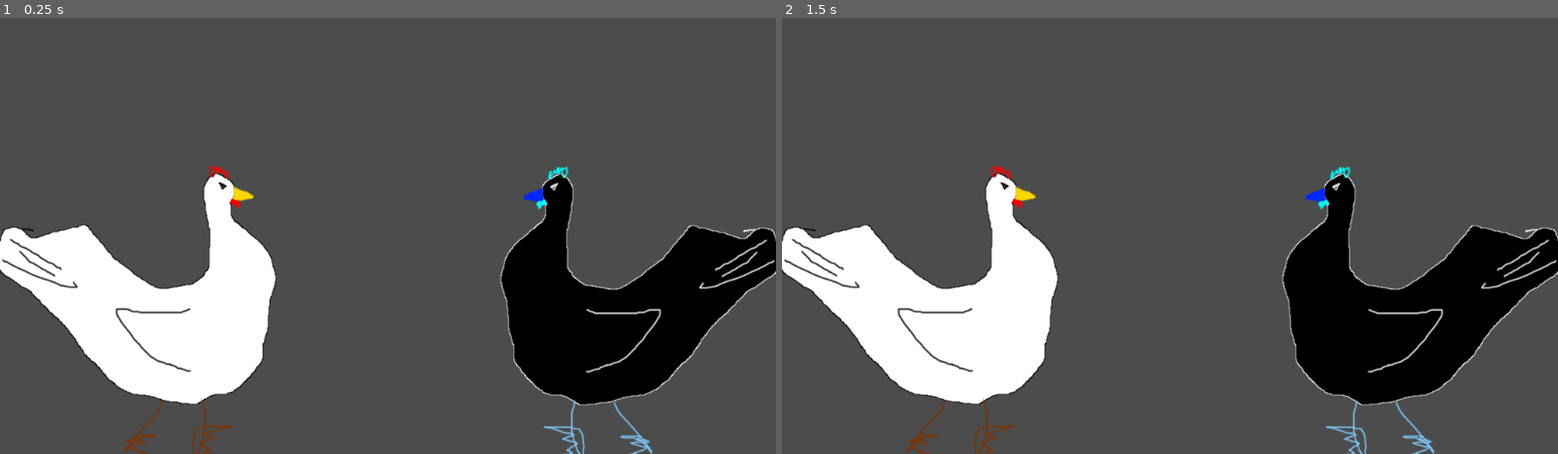
Above: before the commit, frames 1-2 (left to right).
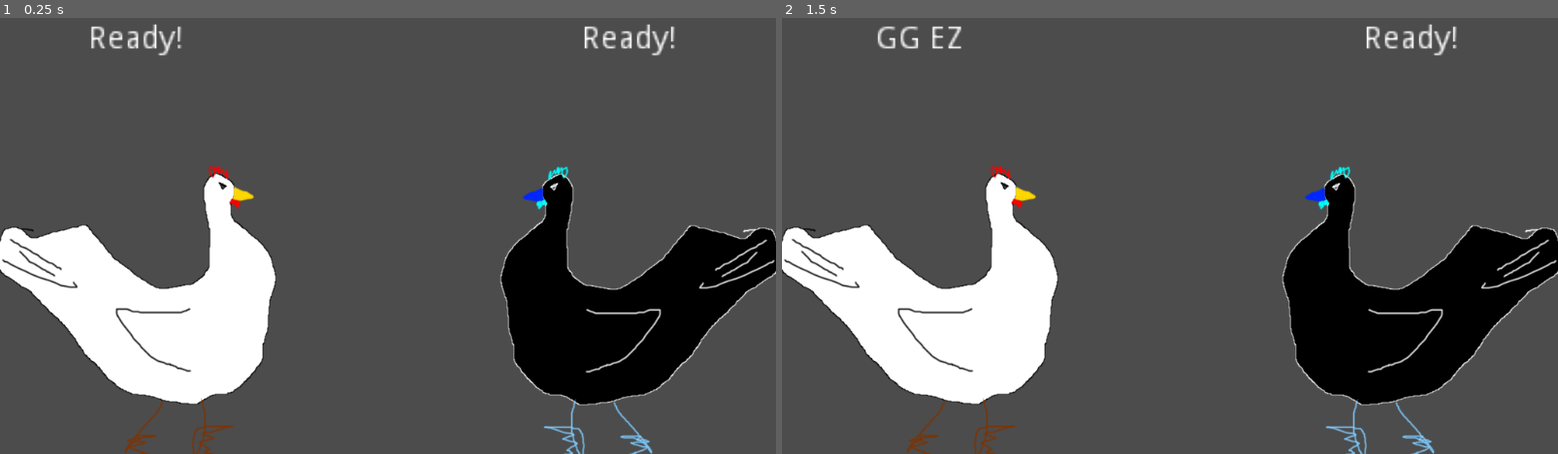
Above: after the commit, the same moments.

Repository: Verslapper/Eggspression
Game: Godot game, scene res://Main.tscn
Same seed, same stepped clock (60 frames per second), same inputs: the game is played once before the commit and once after it.
Inputs:
- Up to frame 1 (0.25 s): no input
- Up to frame 2 (1.5 s): tap Enter at 0.5 s; hold Right (ui_right) 0.53-1.28 s; tap Space at 1.25 s; hold Left (ui_left) from 1.28 s (still down)

The runs differ from the first frame. In frame 1, 0.6% of the frame differs, in the area x 11-87%, y 1-9%; in frame 2, 0.5%.
Error before the commit: Parse Error: The identifier "ATTACKING" isn't declared in the current scope. (res://Main.gd:16)

Commit message:
Abandoned the enum, put in randomised "AI", added HUD labels and made it winnable and losable

Diff:
--- a/Enemy.gd
+++ b/Enemy.gd
@@ -1,8 +1,9 @@
 extends Area2D
 
-enum EnemyState { NEUTRAL, ATTACK_PREP, ATTACKING, DEFENDING }
+#enum EnemyState { NEUTRAL, ATTACK_PREP, ATTACKING, DEFENDING }
+#why can't my enums be global types, hmm
 
-export (EnemyState) var state
+export (String) var state
 
 func _ready():
 	# Called when the node is added to the scene for the first time.
--- /dev/null
+++ b/HUD.tscn
@@ -0,0 +1,59 @@
+[gd_scene format=2]
+
+[node name="HUD" type="CanvasLayer"]
+
+layer = 1
+offset = Vector2( 0, 0 )
+rotation = 0.0
+scale = Vector2( 1, 1 )
+transform = Transform2D( 1, 0, 0, 1, 0, 0 )
+
+[node name="PlayerStateLabel" type="Label" parent="." index="0"]
+
+anchor_left = 0.0
+anchor_top = 0.0
+anchor_right = 0.0
+anchor_bottom = 0.0
+margin_left = 60.0
+margin_top = 1.0
+margin_right = 141.0
+margin_bottom = 36.0
+rect_scale = Vector2( 3, 3 )
+rect_pivot_offset = Vector2( 0, 0 )
+rect_clip_content = false
+mouse_filter = 2
+mouse_default_cursor_shape = 0
+size_flags_horizontal = 1
+size_flags_vertical = 4
+text = "Ready!"
+align = 1
+valign = 1
+percent_visible = 1.0
+lines_skipped = 0
+max_lines_visible = -1
+_sections_unfolded = [ "Margin", "Rect", "Size Flags", "custom_fonts", "custom_styles" ]
+
+[node name="EnemyStateLabel" type="Label" parent="." index="1"]
+
+anchor_left = 0.0
+anchor_top = 0.0
+anchor_right = 0.0
+anchor_bottom = 0.0
+margin_left = 711.0
+margin_top = 1.0
+margin_right = 792.0
+margin_bottom = 36.0
+rect_scale = Vector2( 3, 3 )
+rect_pivot_offset = Vector2( 0, 0 )
+rect_clip_content = false
+mouse_filter = 2
+mouse_default_cursor_shape = 0
+size_flags_horizontal = 1
+size_flags_vertical = 4
+text = "Ready!"
+align = 1
+valign = 1
+percent_visible = 1.0
+lines_skipped = 0
+max_lines_visible = -1
+_sections_unfolded = [ "Margin", "Rect", "Size Flags", "custom_fonts", "custom_styles" ]
--- a/Main.gd
+++ b/Main.gd
@@ -3,25 +3,41 @@
 # class member variables go here, for example:
 # var a = 2
 # var b = "textvar"
+var stopStopHesAlreadyDead = false
 
 func _ready():
 	# Called when the node is added to the scene for the first time.
 	# Initialization here
+	randomize()
 	pass
 
 func _process(delta):
 #	# Called every frame. Delta is time since last frame.
 #	# Update game logic here.
 
-	if get_node("Player").state == ATTACKING && get_node("Enemy").state != DEFENDING:
+	if get_node("Player").state == "ATTACKING" && get_node("Enemy").state != "DEFENDING":
 		you_win()
-	elif get_node("Enemy").state == ATTACKING && get_node("Player").state != DEFENDING:
+	elif get_node("Enemy").state == "ATTACKING" && get_node("Player").state != "DEFENDING":
 		you_lose()
 
-	if Input.is_action_pressed("ui_left"):
-		get_node("Player").state = DEFENDING
-	if Input.is_action_pressed("ui_right"):
-		get_node("Player").state = ATTACK_PREP
+	if !stopStopHesAlreadyDead:
+		if Input.is_action_pressed("ui_left"):
+			get_node("Player").state = "DEFENDING"
+			get_node("HUD/PlayerStateLabel").text = "Defend!"
+		if Input.is_action_pressed("ui_right"):
+			get_node("Player").state = "ATTACKING" # make this ATTACK_PREP when you can time that state transition to "ATTACKING"
+			get_node("HUD/PlayerStateLabel").text = "Attack!"
+
+		if (randi() % 100 == 0):
+			get_node("Enemy").state = "ATTACKING"
+			get_node("HUD/EnemyStateLabel").text = "Attack!"
+		elif (randi() % 70 == 0):
+			get_node("Enemy").state = "DEFENDING"
+			get_node("HUD/EnemyStateLabel").text = "Defend!"
+		else:
+			get_node("Enemy").state = "NEUTRAL"
+			get_node("HUD/EnemyStateLabel").text = "Ready!"
+
 
 	# OK, so I gotta:
 		# detect player input
@@ -34,13 +50,17 @@
 	pass
 
 func you_win():
+	stopStopHesAlreadyDead = true
+	get_node("HUD/PlayerStateLabel").text = "GG EZ"
 	# Display success, increment win tally, prompt for reset button
 	pass
 
 func you_lose():
+	stopStopHesAlreadyDead = true
+	get_node("HUD/PlayerStateLabel").text = "FFS RIP"
 	# Display failure, increment loss tally, prompt for reset button
 	pass
 
 func reset():
-	get_node("Player").state = NEUTRAL
-	get_node("Enemy").state = NEUTRAL
+	get_node("Player").state = "NEUTRAL"
+	get_node("Enemy").state = "NEUTRAL"
--- a/Main.tscn
+++ b/Main.tscn
@@ -1,9 +1,10 @@
-[gd_scene load_steps=5 format=2]
+[gd_scene load_steps=6 format=2]
 
 [ext_resource path="res://Main.gd" type="Script" id=1]
 [ext_resource path="res://Player.tscn" type="PackedScene" id=2]
 [ext_resource path="res://Player.gd" type="Script" id=3]
 [ext_resource path="res://Enemy.tscn" type="PackedScene" id=4]
+[ext_resource path="res://HUD.tscn" type="PackedScene" id=5]
 
 [node name="Main" type="Node" index="0"]
 
@@ -18,4 +19,6 @@
 [node name="Enemy" parent="." index="1" instance=ExtResource( 4 )]
 
 position = Vector2( 841, 406 )
-state = 0
+state = null
+
+[node name="HUD" parent="." index="2" instance=ExtResource( 5 )]
--- a/Player.gd
+++ b/Player.gd
@@ -2,7 +2,7 @@
 
 enum PlayerState { NEUTRAL, ATTACK_PREP, ATTACKING, DEFENDING }
 
-export (PlayerState) var state
+export (String) var state
 
 func _ready():
 	# Called when the node is added to the scene for the first time.
